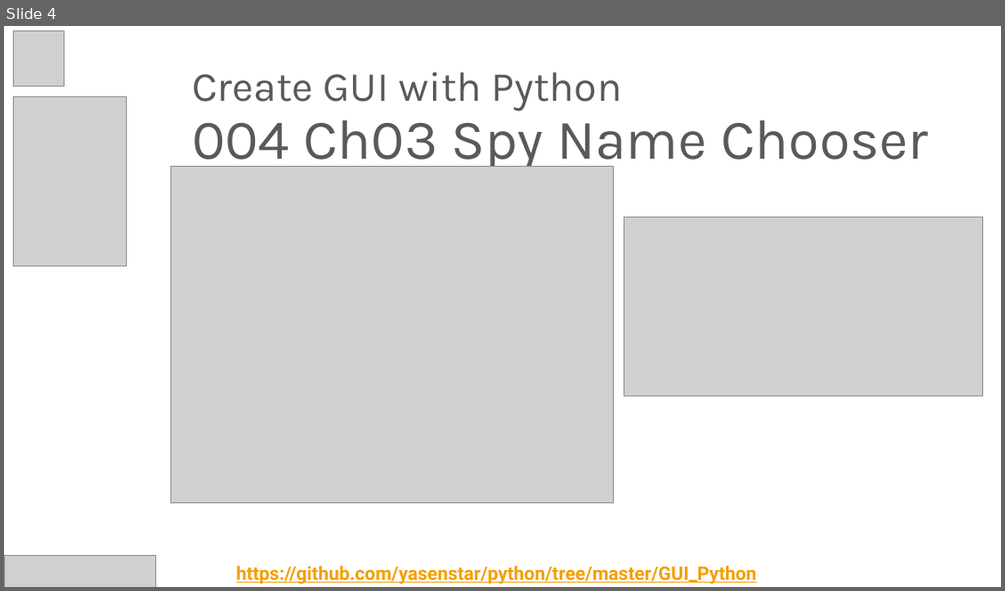
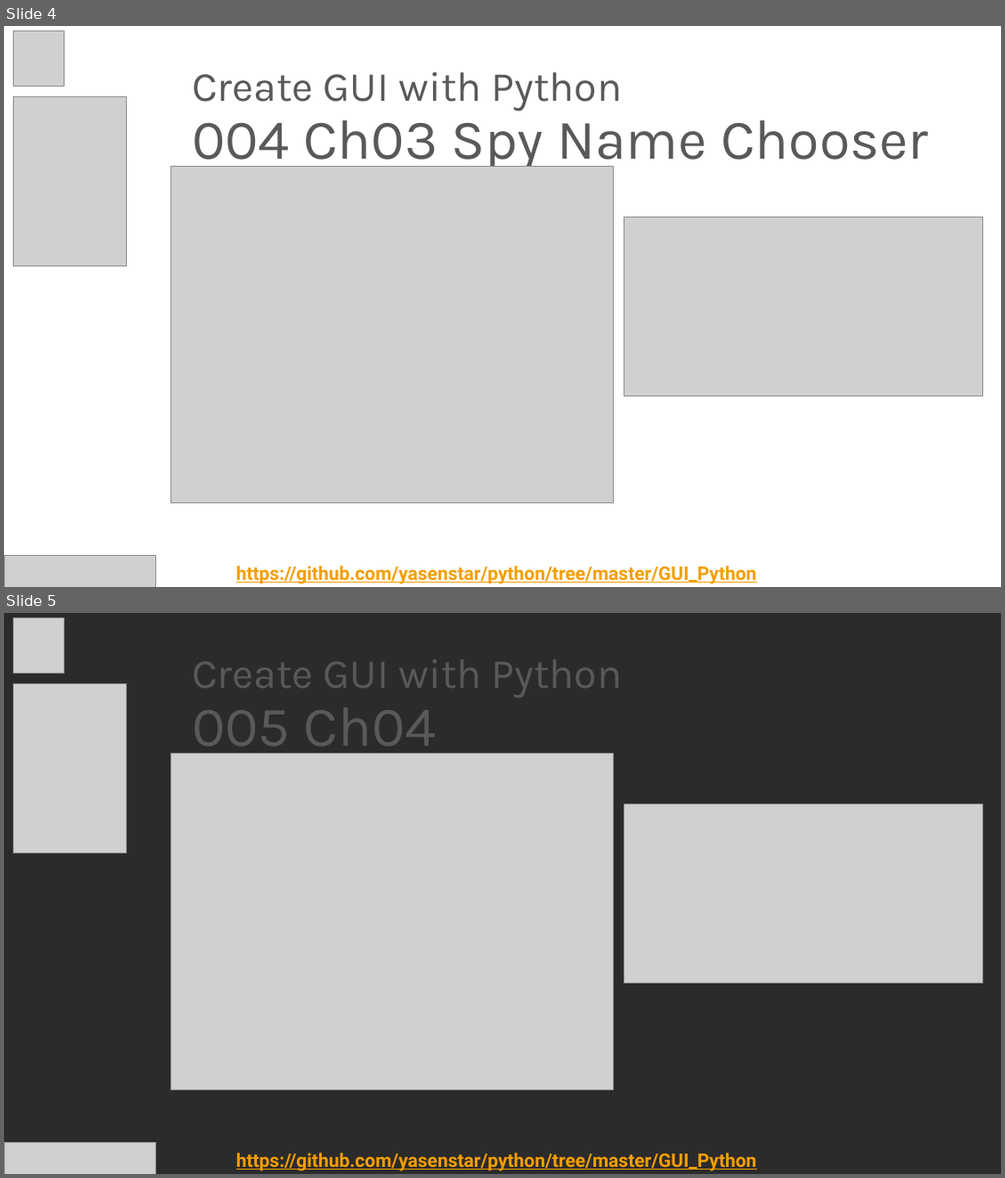
Before and after one commit to yasenstar/python, a slide deck: GUI_Python/Create_GUI_with_Python.pptx. Shown one above the other, each under a label of ours: slide 4 before the commit, slides 4 and 5 after it. The pictures are 1005x591 and 1005x1178 pixels, drawn with LibreOffice and Linux fonts; fonts in the diff are those of the drawing; grey boxes stand for pictures; background and template pictures are left out; a plain dark background stands for a picture behind light text. Boxes give left, top, right and bottom in pixels: in the first picture for what was removed or moved away, otherwise in the second. Text is boxed around its words. In the diff, an @@ line names an element or a change of style, - is before the commit and + after.

```diff
--- a/GUI_Python/Create_GUI_with_Python.pptx
+++ b/GUI_Python/Create_GUI_with_Python.pptx
@@ slide 5 added at box(4, 613, 1001, 1174), background picture (left out) @@
@@ picture added at box(14, 618, 64, 673) @@
@@ title added at box(192, 659, 623, 759), 40 pt, text #595959 @@
+Create GUI with Python
+005 Ch04
@@ picture added at box(14, 683, 126, 853) @@
@@ picture added at box(170, 753, 614, 1089) @@
@@ picture added at box(624, 803, 983, 982) @@
@@ picture added at box(4, 1143, 156, 1174) @@
@@ text added at box(236, 1152, 757, 1171), 18 pt, text #F59E00, bold, underline @@
+https://github.com/yasenstar/python/tree/master/GUI_Python
```
Also in this commit, not shown: 1 other slide added, 4 other files.
